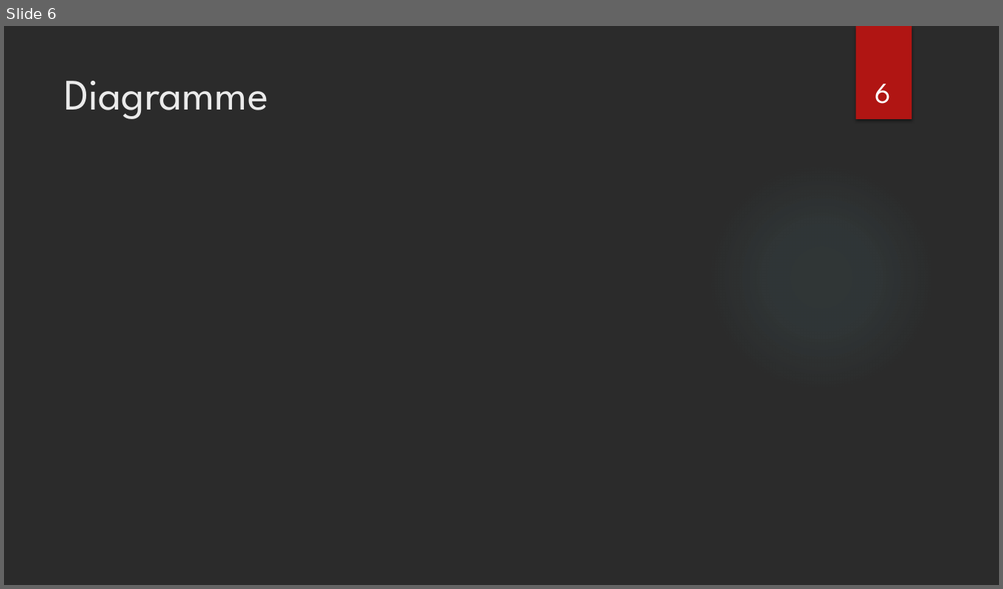
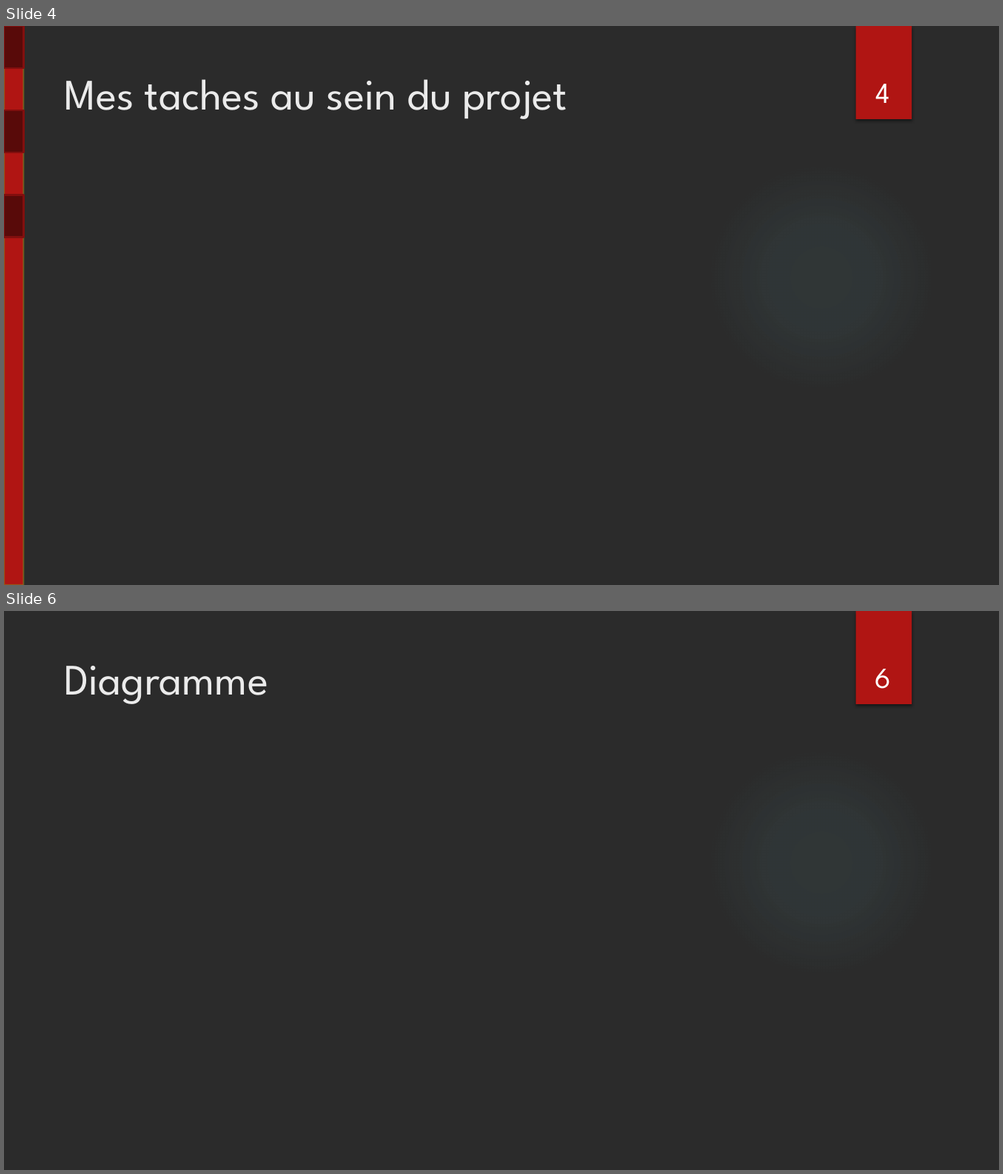
Before and after one commit to lucasminaud/projet_sfl5_serre_automatique, a slide deck: Partie personnelle Lucas MINAUD/revue/Projet SFL5 revue 2.pptx. Shown one above the other, each under a label of ours: slide 6 before the commit, slides 4 and 6 after it; the slides between them are not shown. The pictures are 1003x589 and 1003x1174 pixels, drawn with LibreOffice and Linux fonts; fonts in the diff are those of the drawing; background and template pictures are left out; a plain dark background stands for a picture behind light text. Boxes give left, top, right and bottom in pixels: in the first picture for what was removed or moved away, otherwise in the second. Text is boxed around its words. In the diff, an @@ line names an element or a change of style, - is before the commit and + after.

```diff
--- a/Partie personnelle Lucas MINAUD/revue/Projet SFL5 revue 2.pptx
+++ b/Partie personnelle Lucas MINAUD/revue/Projet SFL5 revue 2.pptx
@@ slide 4 added at [4,26,999,585], background picture (left out); not listed: 2 template elements that a slide beside it also shows @@
@@ rectangle added at [4,26,23,585], fill #B01513, outline #7D9B23 1.5 pt @@
@@ rectangle added at [5,26,24,68], fill #580A09, outline #82100E 1.5 pt @@
@@ title added at [64,79,567,119], 42 pt, text #EBEBEB @@
+Mes taches au sein du projet
@@ page number added at [876,84,890,103], 28 pt, text #FFFFFF @@
+4
@@ rectangle added at [5,110,24,153], fill #580A09, outline #82100E 1.5 pt @@
@@ rectangle added at [5,195,24,238], fill #580A09, outline #82100E 1.5 pt @@
```
Also in this commit, not shown: 3 slides changed, 1 other slide added, 2 slides removed, 1 other file.
